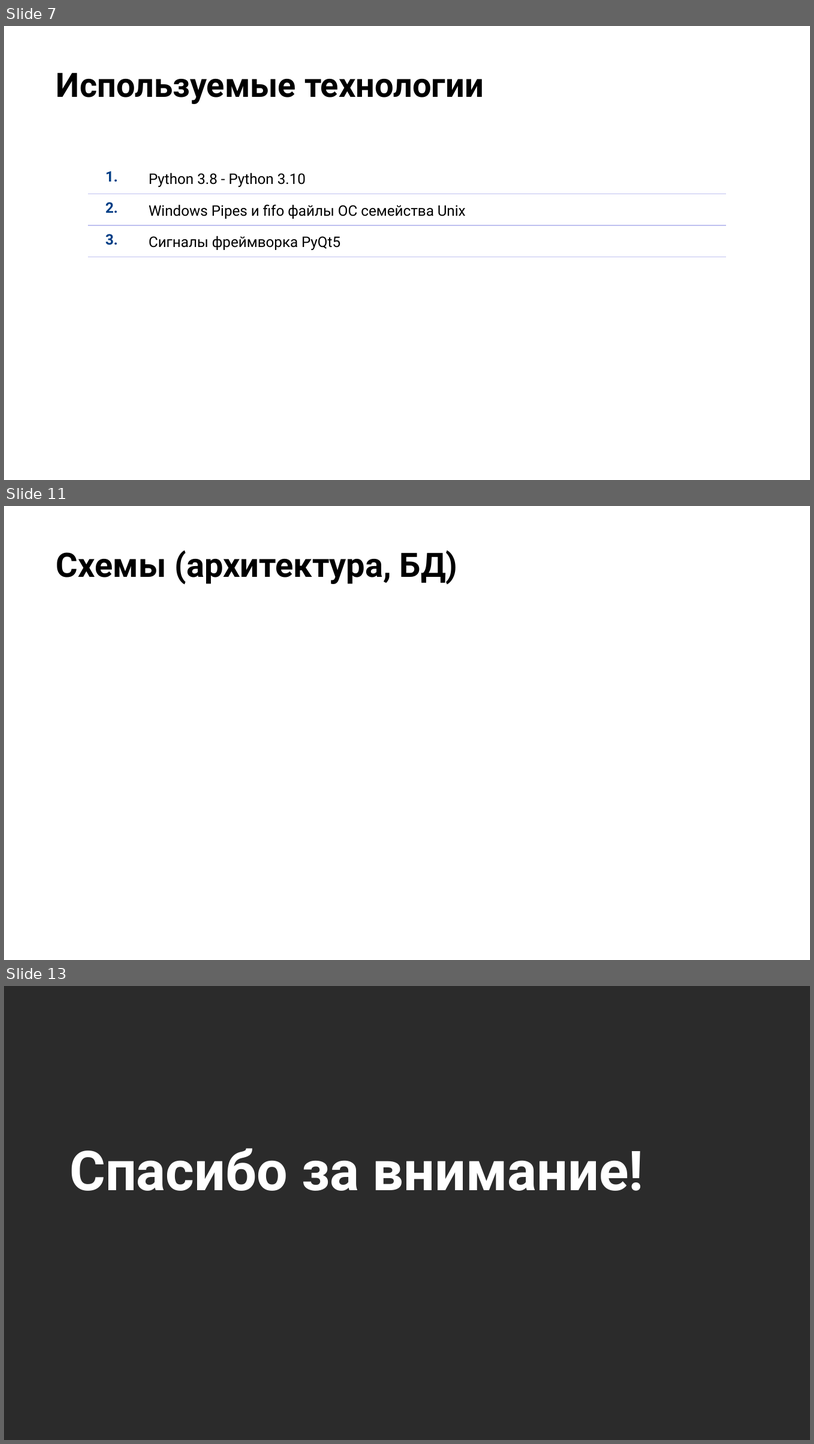
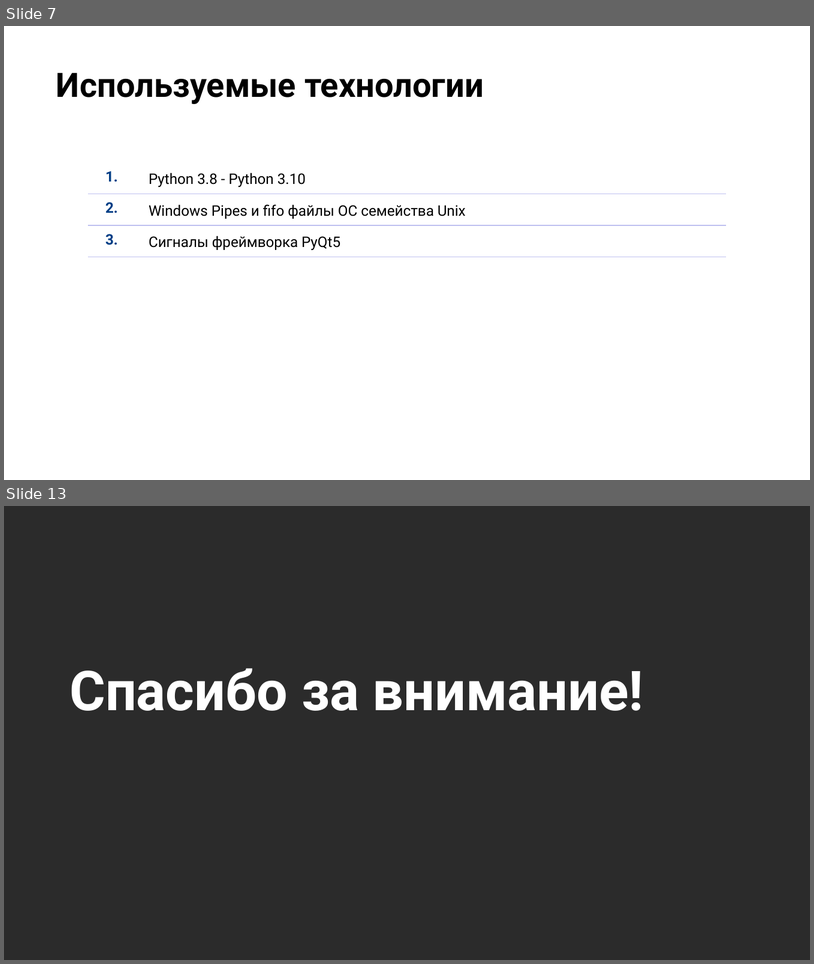
Before and after one commit to Ar-b-ra/GraduationWork, a slide deck: Презентация на защиту.pptx. Shown one above the other, each under a label of ours: slides 7, 11 and 13 before the commit, slides 7 and 13 after it; the slides between them are not shown. The pictures are 814x1444 and 814x964 pixels, drawn with LibreOffice and Linux fonts; fonts in the diff are those of the drawing; background and template pictures are left out; a plain dark background stands for a picture behind light text. Boxes give left, top, right and bottom in pixels: in the first picture for what was removed or moved away, otherwise in the second. Text is boxed around its words. In the diff, an @@ line names an element or a change of style, - is before the commit and + after.

```diff
--- a/Презентация на защиту.pptx
+++ b/Презентация на защиту.pptx
@@ slide 11 removed at (4, 506, 810, 960), background picture (left out) @@
@@ title removed at (56, 550, 458, 585) @@
-Схемы (архитектура, БД)
```
Also in this commit, not shown: 4 slides changed, 1 slide added, 7 other slides removed, 1 other file.
